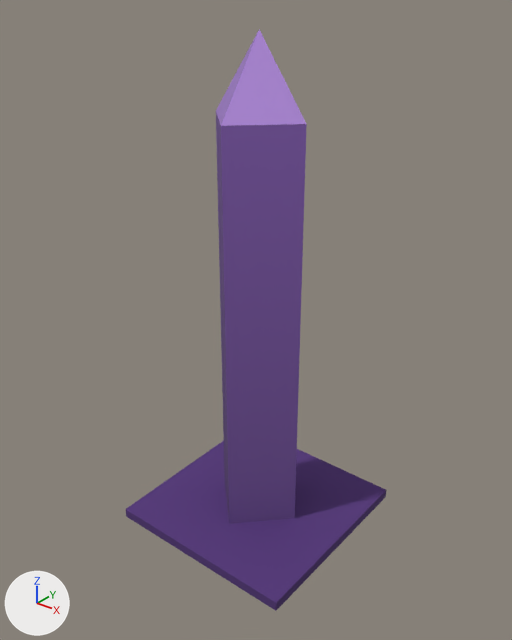
Two versions of the glTF model data/model/wall_crystal.glb, one commit apart.
Camera for both pictures: a 50 mm camera at (1.88, -2.37, 2.59) aimed at (0.01, -0.03, 1.14). Arrows for +X, +Y and +Z are at lower left; the lights stay in place. The first picture is the older version. Vertices at exactly the same position are counted once.
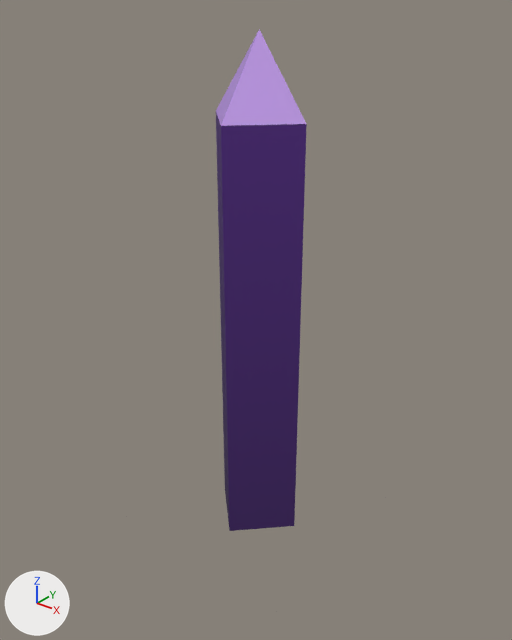
Boxes [x1, y1, x2, y2] around the edits, measured in the pictures (512 x 640 px):
'Mesh_0', reshaped
    before: [126, 29, 386, 611]
    after: [126, 29, 307, 531]
part 1 of me_mesh_0, cut back (purple)
    before: [126, 441, 386, 611]
part 2 of me_mesh_0, surface changed (darker)
    before: [216, 30, 307, 523]
    after: [216, 30, 307, 531]

Patch to the scene script:
```diff
--- a/data/model/wall_crystal.glb.py
+++ b/data/model/wall_crystal.glb.py
@@ me_mesh_0 @@
 # used by ob_mesh_0; location = (0.0, 0.0, 0.0)
-me_mesh_0.from_pydata(...)  # 19 vertices, 30 faces; spans x -0.5..0.5, y -0.5..0.5, z 0.0..2.4
+me_mesh_0.from_pydata(...)  # 43 vertices, 66 faces; spans x -0.5..0.5, y -0.5..0.5, z 0.0..2.4
+# me_mesh_0 part 1
+# 4 vertices are removed from x -0.5..0.5, y -0.5..0.5, z 0.05
+# 12 faces are deleted
+# 5 vertices in x -0.24..0.24, y -0.24..0.24, z 0.05 move by (0.0, 0.0, -0.05)
+# 28 vertices are added at x -0.5..0.5, y -0.5..0.5, z 0.0
+# 48 new faces join them
+# me_mesh_0 part 2: 18 kept faces spanning x -0.24..0.24, y -0.24..0.24, z 0.0..2.4 get new texture (UV) coordinates
 me_mesh_0.materials.append(mat_material_0)
```
